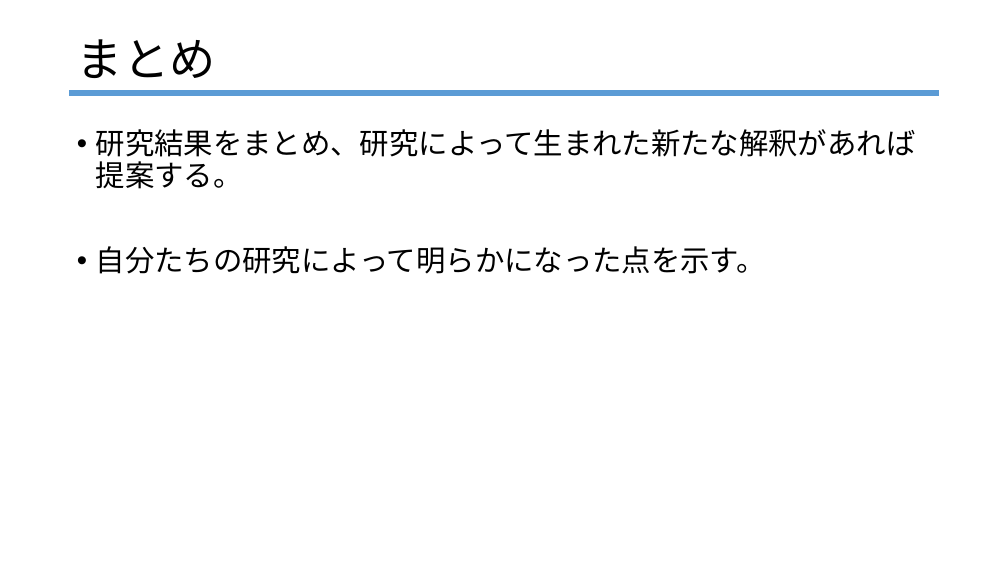
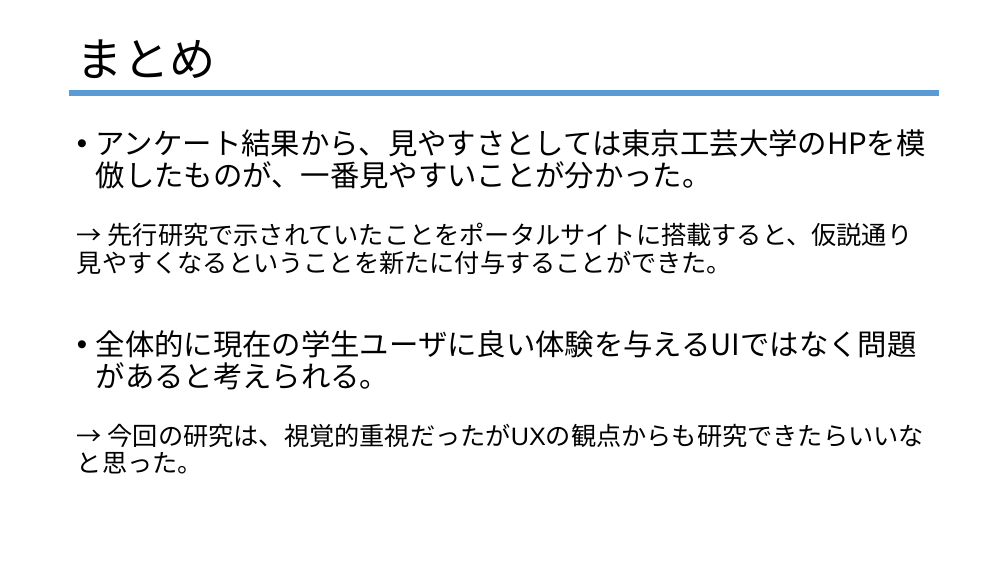
Before and after one commit to R4HB02-teamR/-R, a slide deck: slide 31 of progress/樫本/卒研発表リハ.pptx (slide 28 before the commit). Drawn at 1008x567 pixels with LibreOffice and Linux fonts; fonts in the diff are those of the drawing. Boxes give left, top, right and bottom in pixels: in the first picture for what was removed or moved away, otherwise in the second. Text is boxed around its words. In the diff, an @@ line names an element or a change of style, - is before the commit and + after.

```diff
--- a/progress/樫本/卒研発表リハ.pptx
+++ b/progress/樫本/卒研発表リハ.pptx
@@ text at (77,129,926,474): text changed; size 28 to 24 pt; font Calibri to Arial @@
-• 研究結果をまとめ、研究によって生まれた新たな解釈があれば提案する。
-• 自分たちの研究によって明らかになった点を示す。
+• アンケート結果から、見やすさとしては東京工芸大学のHPを模倣したものが、一番見やすいことが分かった。
+→ 先行研究で示されていたことをポータルサイトに搭載すると、仮説通り見やすくなるということを新たに付与することができた。
+• 全体的に現在の学生ユーザに良い体験を与えるUIではなく問題があると考えられる。
+→ 今回の研究は、視覚的重視だったがUXの観点からも研究できたらいいなと思った。
```
Also in this commit, not shown: 11 other slides changed, 5 slides added.
